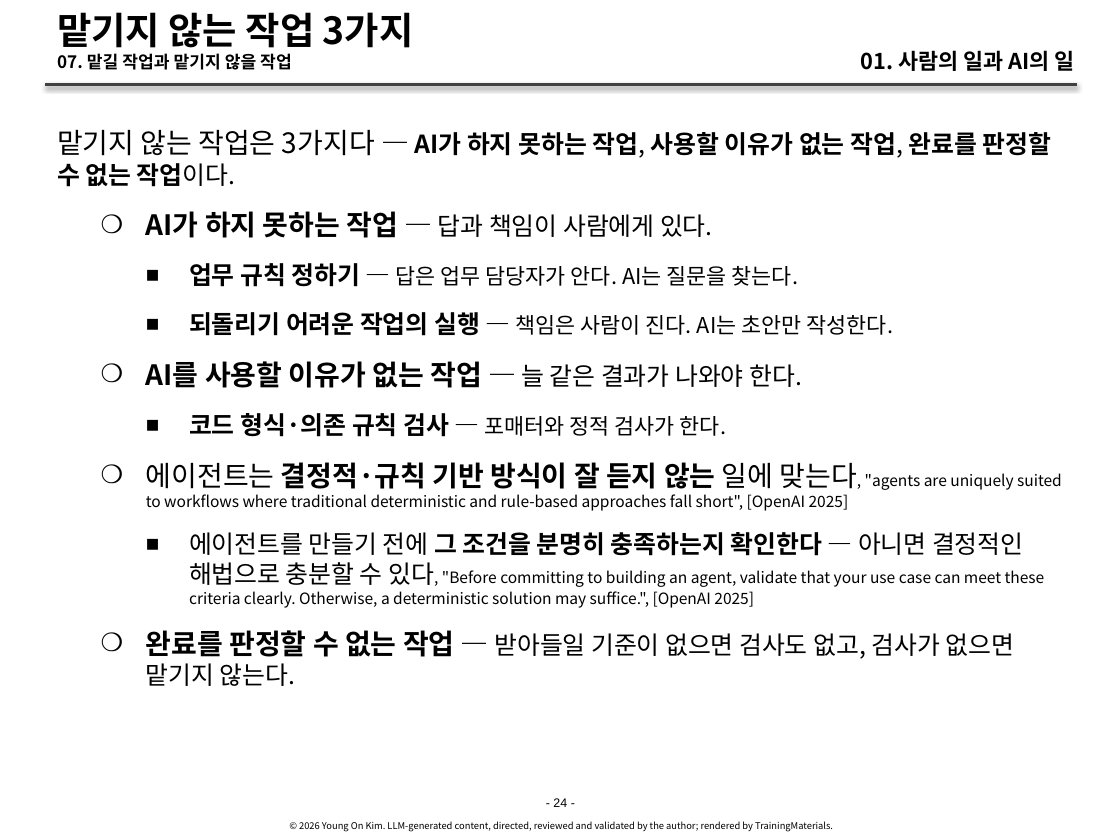
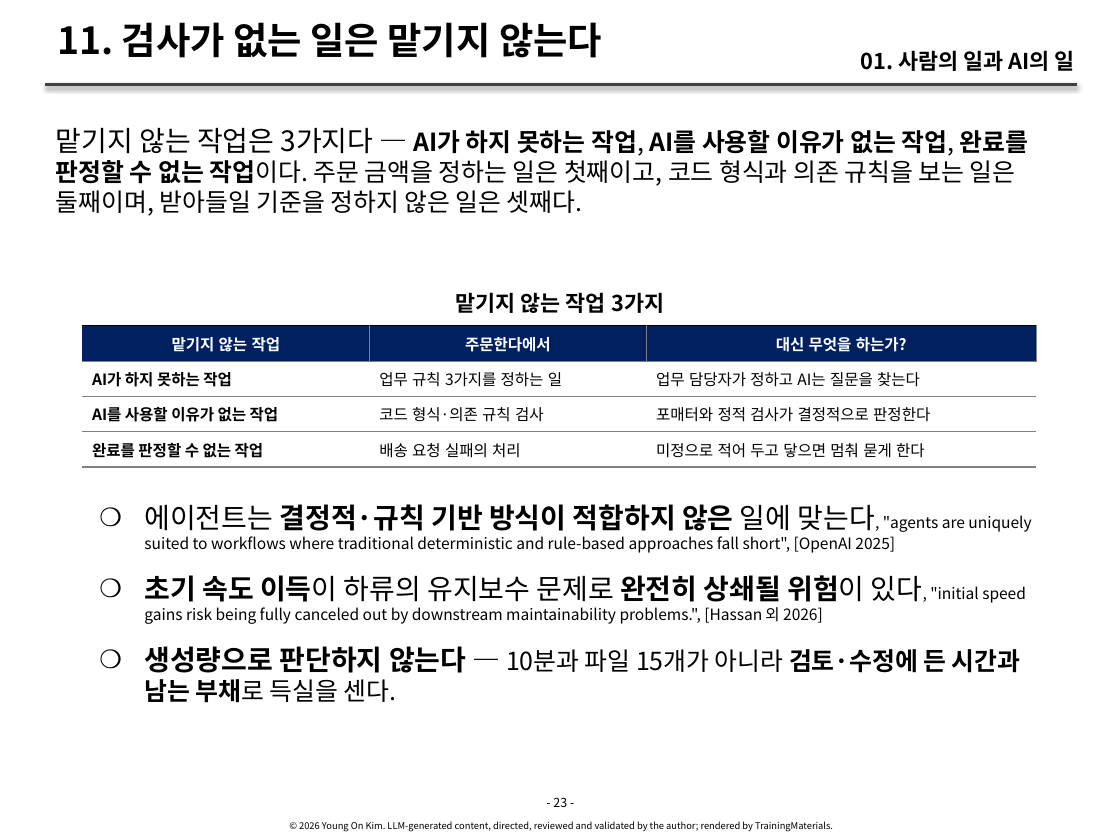
Before and after one commit to YoungSan77/TrainingMaterials, a slide deck: slide 23 of courses/ai-native/sessions/s01.pptx (slide 24 before the commit). Drawn at 1120x840 pixels with LibreOffice and Linux fonts; fonts in the diff are those of the drawing. Boxes give left, top, right and bottom in pixels: in the first picture for what was removed or moved away, otherwise in the second. Text is boxed around its words. In the diff, an @@ line names an element or a change of style, - is before the commit and + after.

```diff
--- a/courses/ai-native/sessions/s01.pptx
+++ b/courses/ai-native/sessions/s01.pptx
@@ title at <box>57,22,602,58</box>: text changed; size 11 to 24 pt @@
-맡기지 않는 작업 3가지
-07. 맡길 작업과 맡기지 않을 작업
+11. 검사가 없는 일은 맡기지 않는다
@@ text added at <box>56,128,1028,216</box>, 16 pt, text #000000 @@
+맡기지 않는 작업은 3가지다 — AI가 하지 못하는 작업, AI를 사용할 이유가 없는 작업, 완료를 판정할 수 없는 작업이다. 주문 금액을 정하는 일은 첫째이고, 코드 형식과 의존 규칙을 보는 일은 둘째이며, 받아들일 기준을 정하지 않은 일은 셋째다.
@@ text removed at <box>57,130,1062,686</box> @@
-맡기지 않는 작업은 3가지다 — AI가 하지 못하는 작업, 사용할 이유가 없는 작업, 완료를 판정할 수 없는 작업이다.
-    ❍ AI가 하지 못하는 작업 — 답과 책임이 사람에게 있다.
-      ■ 업무 규칙 정하기 — 답은 업무 담당자가 안다. AI는 질문을 찾는다.
-      ■ 되돌리기 어려운 작업의 실행 — 책임은 사람이 진다. AI는 초안만 작성한다.
-    ❍ AI를 사용할 이유가 없는 작업 — 늘 같은 결과가 나와야 한다.
-      ■ 코드 형식·의존 규칙 검사 — 포매터와 정적 검사가 한다.
-    ❍ 에이전트는 결정적·규칙 기반 방식이 잘 듣지 않는 일에 맞는다, "agents are uniquely suited to workflows where traditional deterministic and rule-based approaches fall short", [OpenAI 2025]
-      ■ 에이전트를 만들기 전에 그 조건을 분명히 충족하는지 확인한다 — 아니면 결정적인 해법으로 충분할 수 있다, "Before committing to building an agent, validate that your use case can meet these criteria clearly. Otherwise, a deterministic solution may suffice.", [OpenAI 2025]
-    ❍ 완료를 판정할 수 없는 작업 — 받아들일 기준이 없으면 검사도 없고, 검사가 없으면 맡기지 않는다.
@@ text added at <box>456,292,664,313</box>, 14 pt, text #000000, bold @@
+맡기지 않는 작업 3가지
@@ table added at <box>82,326,1035,467</box>, 4 rows, 3 columns @@
+맡기지 않는 작업 | 주문한다에서 | 대신 무엇을 하는가?
+AI가 하지 못하는 작업 | 업무 규칙 3가지를 정하는 일 | 업무 담당자가 정하고 AI는 질문을 찾는다
+AI를 사용할 이유가 없는 작업 | 코드 형식·의존 규칙 검사 | 포매터와 정적 검사가 결정적으로 판정한다
+완료를 판정할 수 없는 작업 | 배송 요청 실패의 처리 | 미정으로 적어 두고 닿으면 멈춰 묻게 한다
@@ text added at <box>144,504,1031,703</box>, 10 pt, text #000000 @@
+    ❍ 에이전트는 결정적·규칙 기반 방식이 적합하지 않은 일에 맞는다, "agents are uniquely suited to workflows where traditional deterministic and rule-based approaches fall short", [OpenAI 2025]
+    ❍ 초기 속도 이득이 하류의 유지보수 문제로 완전히 상쇄될 위험이 있다, "initial speed gains risk being fully canceled out by downstream maintainability problems.", [Hassan 외 2026]
+    ❍ 생성량으로 판단하지 않는다 — 10분과 파일 15개가 아니라 검토·수정에 든 시간과 남는 부채로 득실을 센다.
@@ text at <box>553,797,567,807</box>: text changed; font Arial to Noto Sans CJK KR @@
-- 24 -
+- 23 -
```
Also in this commit, not shown: 23 other slides changed, 4 slides added, 5 slides removed, 52 other files.
